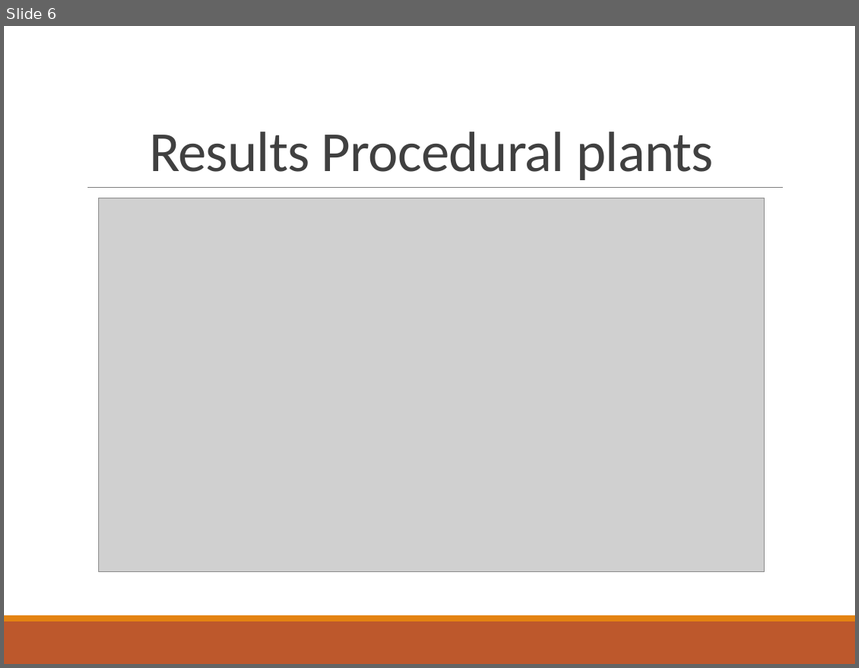
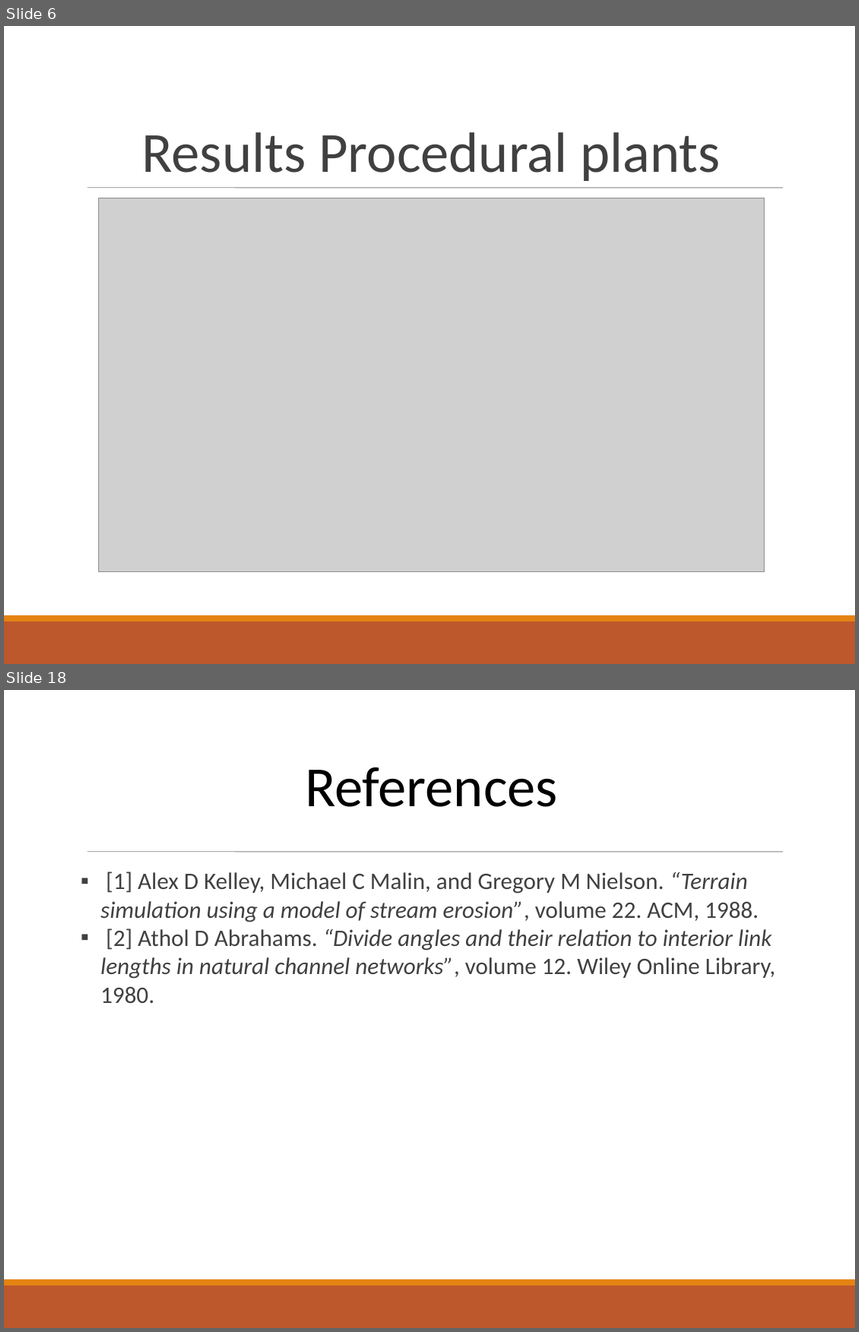
Before and after one commit to Philipp-M/ACG, a slide deck: proceduralTerrainAndTrees_project2/presentation/Advanced Computer Graphics.pptx. Shown one above the other, each under a label of ours: slide 6 before the commit, slides 6 and 18 after it; the slides between them are not shown. The pictures are 859x668 and 859x1332 pixels, drawn with LibreOffice and Linux fonts; fonts in the diff are those of the drawing; grey boxes stand for pictures. Boxes give left, top, right and bottom in pixels: in the first picture for what was removed or moved away, otherwise in the second. Text is boxed around its words. In the diff, an @@ line names an element or a change of style, - is before the commit and + after.

```diff
--- a/proceduralTerrainAndTrees_project2/presentation/Advanced Computer Graphics.pptx
+++ b/proceduralTerrainAndTrees_project2/presentation/Advanced Computer Graphics.pptx
@@ slide 18 added at (x1=4, y1=690, x2=855, y2=1328), background #FFFFFF; not listed: 3 template elements that a slide beside it also shows @@
@@ text added at (x1=305, y1=768, x2=558, y2=807), 48 pt, text #000000 @@
+References
@@ text added at (x1=101, y1=872, x2=775, y2=1004), 20 pt, text #404040, italic @@
+▪ [1] Alex D Kelley, Michael C Malin, and Gregory M Nielson. “Terrain simulation using a model of stream erosion”, volume 22. ACM, 1988.
+▪ [2] Athol D Abrahams. “Divide angles and their relation to interior link lengths in natural channel networks”, volume 12. Wiley Online Library, 1980.
@@ slide 6 changed as well @@
@@ text "Results Procedural plants" at (x1=142, y1=132, x2=721, y2=181): letter spacing -0.5 to 0 pt; line spacing 0.85 to 1 @@
@@ line (88, 188) - (783, 188): stroke #808080 0.5 pt to #808080 0.51 pt @@
```
Also in this commit, not shown: 5 other slides changed, 11 other slides added, 1 slide removed, 2 other files.
